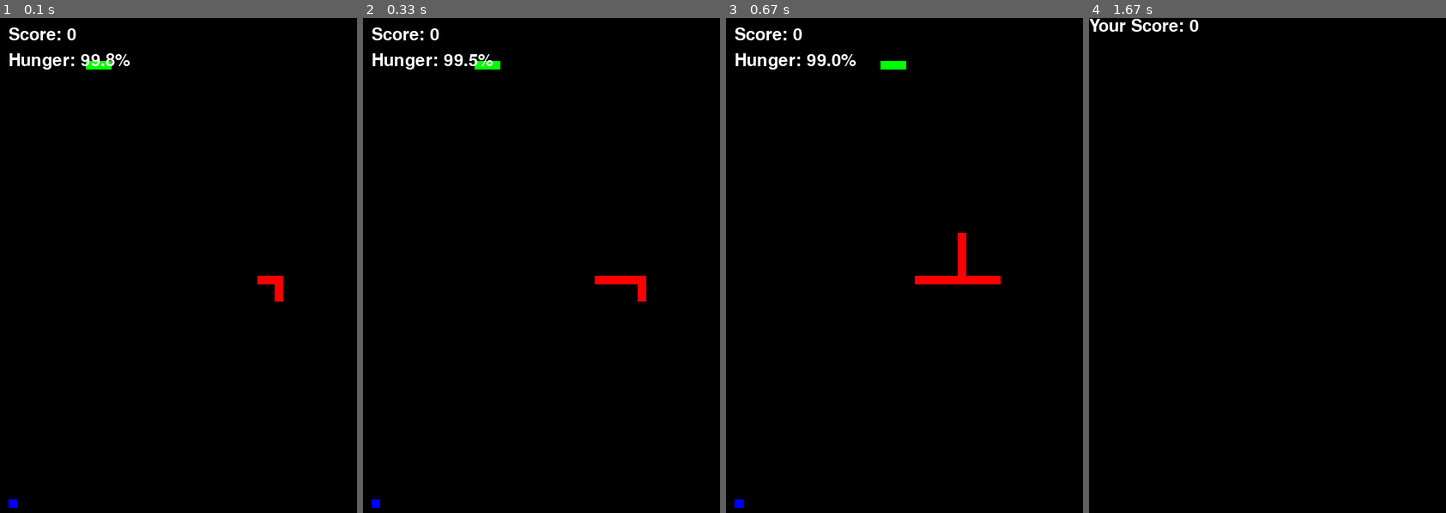
Above: before the commit, frames 1-4 (left to right).
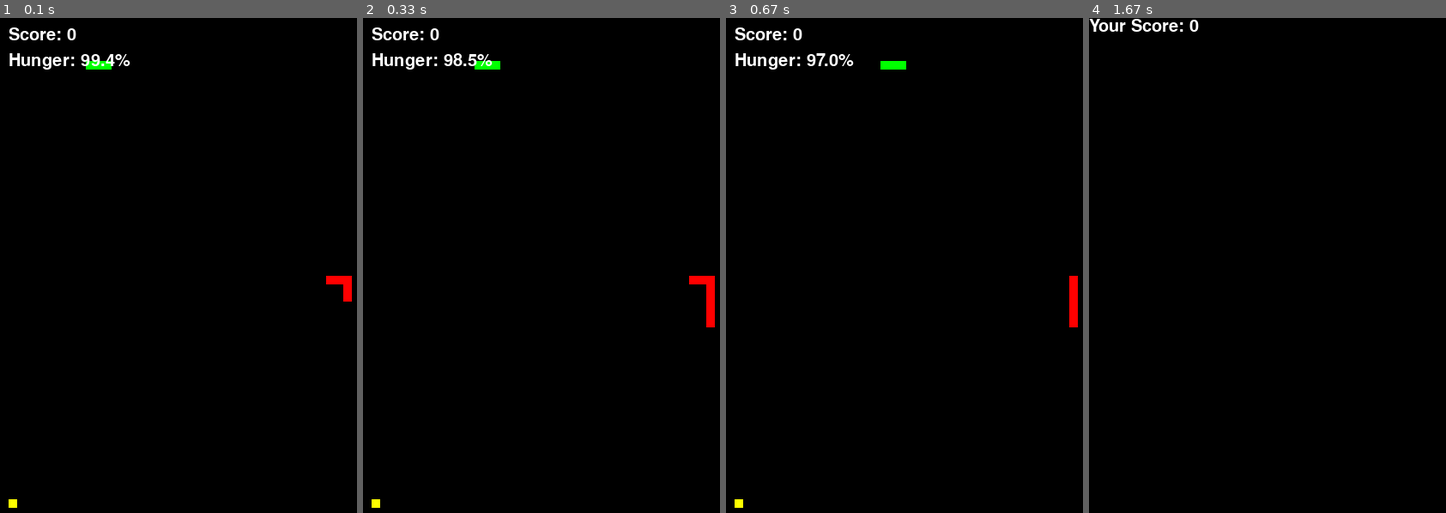
Above: after the commit, the same moments.

Repository: zxcv11595/pygame
Game: pygame game, started from Snake_Game.py
Same seed, same stepped clock (60 frames per second), same inputs: the game is played once before the commit and once after it.
Inputs:
- Up to frame 1 (0.1 s): no input
- Up to frame 2 (0.33 s): no input
- Up to frame 3 (0.67 s): no input
- Up to frame 4 (1.67 s): hold Up 0.83-1.3 s

The runs differ from the first frame. In frame 1, 0.5% of the frame differs, in the area x 2-99%, y 7-99%; in frame 2, 0.8%; in frame 3, 1.1%; in frame 4, nothing differs.

Commit message:
hunger + enemy

Diff:
--- a/Snake_Game.py
+++ b/Snake_Game.py
@@ -1,5 +1,3 @@
-
-
 import pygame
 import time
 import random
@@ -17,7 +15,7 @@
 WHITE = (255, 255, 255)
 RED = (255, 0, 0)
 GREEN = (0, 255, 0)
-BLUE = (0, 0, 255)
+YELLOW = (255, 255, 0)
 
 # Snake and food properties
 snake_pos = [100, 50]
@@ -36,24 +34,26 @@
 score = 0
 hunger = 100
 
+# Invincible time
+invincible_time = 0
+
 # Maximum snake length
 max_snake_length = 10  # Adjust this value as needed
 
-# Competitor1 Snake properties
-competitor1_pos = [320, 300]
-competitor1_body = [[320, 300], [320, 310], [320, 320]]
-competitor1_directions = ['UP', 'DOWN', 'LEFT', 'RIGHT']
-competitor1_direction = random.choice(competitor1_directions)
-competitor1_direction_change_interval = 5  # Change direction every 20 frames
-competitor1_direction_change_counter = 0
-
-competitor2_pos = [320, 300]
-competitor2_body = [[320, 300], [320, 310], [320, 320]]
-competitor2_directions = ['UP', 'DOWN', 'LEFT', 'RIGHT']
-competitor2_direction = random.choice(competitor2_directions)
-competitor2_direction_change_interval = 5  # Change direction every 20 frames
-competitor2_direction_change_counter = 0
-
+# Enemy Snakes properties
+enemy_snakes_snakes = []
+num_enemy_snakes = 1  # Adjust the number of enemy_snakes as needed
+
+for _ in range(num_enemy_snakes):
+    enemy_snakes = {
+        'pos': [400, 300],
+        'body': [[400, 300], [390, 300], [380, 300]],  # Initialize with an empty body
+        'directions': ['UP', 'DOWN', 'LEFT', 'RIGHT'],
+        'direction': random.choice(['UP', 'DOWN', 'LEFT', 'RIGHT']),
+        'direction_change_interval': 5,  # Change direction every 5 frames
+        'direction_change_counter': 0
+    }
+    enemy_snakes_snakes.append(enemy_snakes)
 
 # Display Score function
 def Your_score(score):
@@ -73,9 +73,8 @@
     global snake_pos, snake_body
     global food_pos, food_spawn
     global score, hunger, framerate
-    global competitor1_pos, competitor1_body, competitor1_direction
-    global competitor2_pos, competitor2_body, competitor2_direction
-    global competitor1_direction_change_counter, competitor2_direction_change_counter
+    global enemy_snakes_snakes, num_enemy_snakes
+    global invincible_time
 
     # Game Over
     game_over = False
@@ -129,61 +128,58 @@
         if direction == 'RIGHT':
             snake_pos[0] += 10
 
-        # Moving the competitor1 snake
-        if competitor1_direction == 'UP':
-            competitor1_pos[1] -= 10
-        if competitor1_direction == 'DOWN':
-            competitor1_pos[1] += 10
-        if competitor1_direction == 'LEFT':
-            competitor1_pos[0] -= 10
-        if competitor1_direction == 'RIGHT':
-            competitor1_pos[0] += 10
-
-        if competitor2_direction == 'UP':
-            competitor2_pos[1] -= 10
-        if competitor2_direction == 'DOWN':
-            competitor2_pos[1] += 10
-        if competitor2_direction == 'LEFT':
-            competitor2_pos[0] -= 10
-        if competitor2_direction == 'RIGHT':
-            competitor2_pos[0] += 10
-
-        # Snake body growing mechanism: insert a new position (snake_pose) on
+        for enemy_snakes in enemy_snakes_snakes:
+            if enemy_snakes['direction'] == 'UP':
+                enemy_snakes['pos'][1] -= 10
+            if enemy_snakes['direction'] == 'DOWN':
+                enemy_snakes['pos'][1] += 10
+            if enemy_snakes['direction'] == 'LEFT':
+                enemy_snakes['pos'][0] -= 10
+            if enemy_snakes['direction'] == 'RIGHT':
+                enemy_snakes['pos'][0] += 10
+
+        # Snake body growing mechanism
         snake_body.insert(0, list(snake_pos))
         if snake_pos[0] == food_pos[0] and snake_pos[1] == food_pos[1]:
-            score += 1
-            framerate += 2
-            food_spawn = False
-            hunger += 10
+            if invincible_time <= 0:
+                score += 1
+                framerate += 2
+                food_spawn = False
+                hunger += 50
+                # Activate invincible state for 5 seconds (adjust the duration as needed)
+                invincible_time = 0.3 * framerate
+                # Check if it's time to add a new enemy snake
+                new_enemy_snake = {
+                    'pos': [400, 300],
+                    'body': [[400, 300], [390, 300], [380, 300]],  # Initialize with an empty body
+                    'directions': ['UP', 'DOWN', 'LEFT', 'RIGHT'],
+                    'direction': random.choice(['UP', 'DOWN', 'LEFT', 'RIGHT']),
+                    'direction_change_interval': 5,  # Change direction every 5 frames
+                    'direction_change_counter': 0
+                }
+                enemy_snakes_snakes.append(new_enemy_snake)
         else:
             snake_body.pop()
 
-        if hunger >= 100:
-            hunger = 100
-
         # Decrement hunger over time
-        hunger -= 0.1
+        hunger -= 0.3
 
         # Check if hunger reaches 0
         if hunger <= 0:
             game_close = True
 
-        # Competitor1 Snake body growing mechanism
-        competitor1_body.insert(0, list(competitor1_pos))
-        if len(competitor1_body) > max_snake_length:
-            competitor1_body.pop()
-        if competitor1_pos[0] == food_pos[0] and competitor1_pos[1] == food_pos[1]:
-            food_spawn = False
-            # Add a new position to the competitor1_body list
-            competitor1_body.insert(0, list(competitor1_pos))
-
-        competitor2_body.insert(0, list(competitor2_pos))
-        if len(competitor2_body) > max_snake_length:
-            competitor2_body.pop()
-        if competitor2_pos[0] == food_pos[0] and competitor2_pos[1] == food_pos[1]:
-            food_spawn = False
-            # Add a new position to the competitor1_body list
-            competitor2_body.insert(0, list(competitor2_pos))
+        if hunger >= 100:
+            hunger = 100
+
+        # Enemy Snake body growing mechanism
+        for enemy_snakes in enemy_snakes_snakes:
+            enemy_snakes['body'].insert(0, list(enemy_snakes['pos']))
+            if len(enemy_snakes['body']) > max_snake_length:
+                enemy_snakes['body'].pop()
+            if enemy_snakes['pos'][0] == food_pos[0] and enemy_snakes['pos'][1] == food_pos[1]:
+                food_spawn = False
+                # Add a new position to the enemy_snakes_body list
+                enemy_snakes['body'].insert(0, list(enemy_snakes['pos']))
 
         if not food_spawn:
             food_pos = [random.randrange(1, (WIDTH // 10)) * 10, random.randrange(1, (HEIGHT // 10)) * 10]
@@ -193,28 +189,22 @@
         if len(snake_body) > max_snake_length:
             snake_body.pop()
 
-        # Change competitor1_direction periodically
-        competitor1_direction_change_counter += 1
-        if competitor1_direction_change_counter >= competitor1_direction_change_interval:
-            competitor1_direction = random.choice(competitor1_directions)
-            competitor1_direction_change_counter = 0
-
-        competitor2_direction_change_counter += 1
-        if competitor2_direction_change_counter >= competitor2_direction_change_interval:
-            competitor2_direction = random.choice(competitor2_directions)
-            competitor2_direction_change_counter = 0
+        # Change enemy_snakes_direction periodically
+        for enemy_snakes in enemy_snakes_snakes:
+            enemy_snakes['direction_change_counter'] += 1
+            if enemy_snakes['direction_change_counter'] >= enemy_snakes['direction_change_interval']:
+                enemy_snakes['direction'] = random.choice(enemy_snakes['directions'])
+                enemy_snakes['direction_change_counter'] = 0
 
         window.fill(BLACK)
         for pos in snake_body:
             pygame.draw.rect(window, GREEN, pygame.Rect(pos[0], pos[1], 10, 10))
 
-        for pos in competitor1_body:
-            pygame.draw.rect(window, RED, pygame.Rect(pos[0], pos[1], 10, 10))
-
-        for pos in competitor2_body:
-            pygame.draw.rect(window, RED, pygame.Rect(pos[0], pos[1], 10, 10))
-
-        pygame.draw.rect(window, BLUE, pygame.Rect(food_pos[0], food_pos[1], 10, 10))
+        for enemy_snakes in enemy_snakes_snakes:
+            for pos in enemy_snakes['body']:
+                pygame.draw.rect(window, RED, pygame.Rect(pos[0], pos[1], 10, 10))
+
+        pygame.draw.rect(window, YELLOW, pygame.Rect(food_pos[0], food_pos[1], 10, 10))
 
         # Game Over conditions
         if snake_pos[0] < 0 or snake_pos[0] > WIDTH - 10:
@@ -227,32 +217,27 @@
             if snake_pos[0] == block[0] and snake_pos[1] == block[1]:
                 game_close = True
 
-        # Check for collision with the competitor1's body
-        for block in competitor1_body:
-            if snake_pos[0] == block[0] and snake_pos[1] == block[1]:
-                game_close = True
-
-        for block in competitor2_body:
-            if snake_pos[0] == block[0] and snake_pos[1] == block[1]:
-                game_close = True
-
-        for block in snake_body:
-            if (competitor1_pos[0] == block[0] and competitor1_pos[1] == block[1]) or (competitor2_pos[0] == block[0] and competitor2_pos[1] == block[1]):
-                game_close = True
-
-        # Inside the game loop
-        # Competitor1 Snake collision with walls
-        if (competitor1_pos[0] < 0 or competitor1_pos[0] >= WIDTH or competitor1_pos[1] < 0 or competitor1_pos[1] >= HEIGHT):
-            # Reset competitor1 snake's position and body
-            competitor1_pos = [320, 300]
-            competitor1_body = [[320, 300], [320, 310], [320, 320]]
-            competitor1_direction = random.choice(competitor1_directions)
-
-        if (competitor2_pos[0] < 0 or competitor2_pos[0] >= WIDTH or competitor2_pos[1] < 0 or competitor2_pos[1] >= HEIGHT):
-            # Reset competitor1 snake's position and body
-            competitor2_pos = [320, 300]
-            competitor2_body = [[320, 300], [320, 310], [320, 320]]
-            competitor2_direction = random.choice(competitor2_directions)
+        # Check for collision with the enemy_snakes's body
+        for enemy_snakes in enemy_snakes_snakes:
+            for block in enemy_snakes['body']:
+                if snake_pos[0] == block[0] and snake_pos[1] == block[1]:
+                    if invincible_time <= 0:
+                        game_close = True
+            for block in snake_body:
+                if (enemy_snakes['pos'][0] == block[0] and enemy_snakes['pos'][1] == block[1]):
+                    # Check if the snake is not in the invincible state
+                    if invincible_time <= 0:
+                        game_close = True
+
+        # Decrease invincible_time by 0.3 in each frame
+        if invincible_time > 0:
+            invincible_time -= 0.3
+
+        # Enemy Snake collision with walls
+        for enemy_snakes in enemy_snakes_snakes:
+            if (enemy_snakes['pos'][0] < 0 or enemy_snakes['pos'][0] >= WIDTH or enemy_snakes['pos'][1] < 0 or enemy_snakes['pos'][1] >= HEIGHT):
+                # Reset enemy_snakes snake's position and body
+                enemy_snakes_snakes.remove(enemy_snakes)
 
         display_info(score, hunger)
         pygame.display.update()
